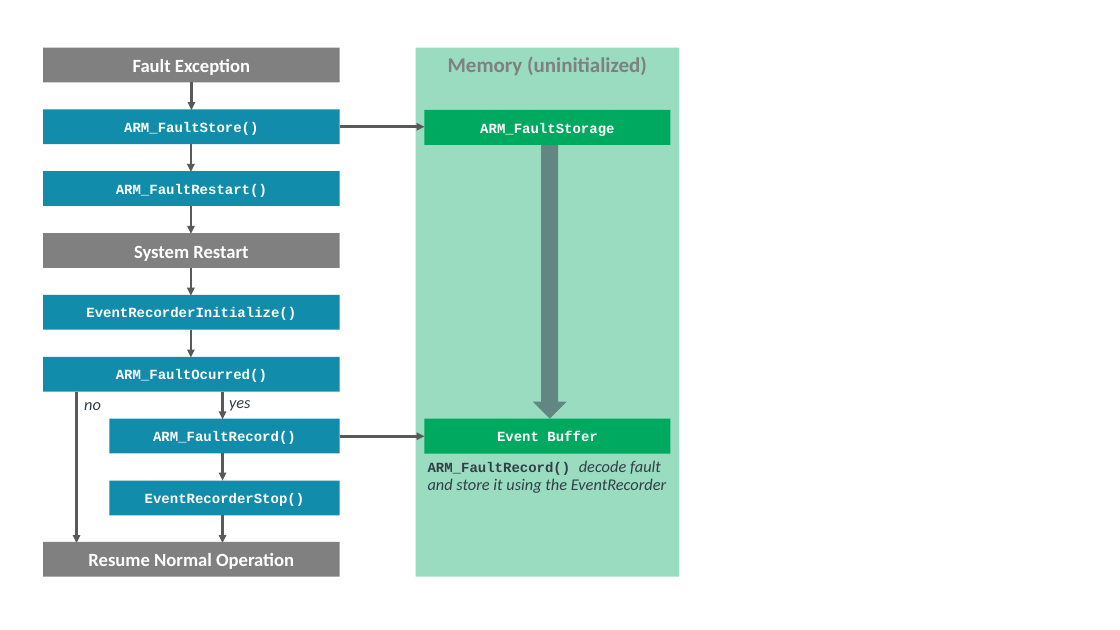
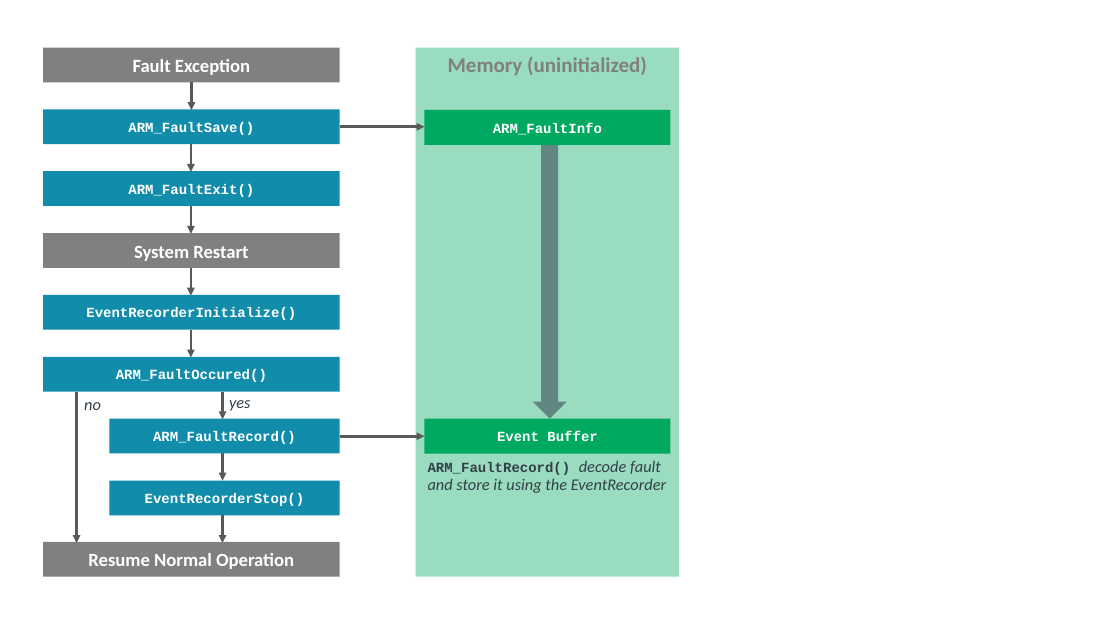
Before and after one commit to ARM-software/CMSIS-View, a slide deck: slide 7 of Doxygen/src/images/EventRecorder.pptx. Drawn at 1120x630 pixels with LibreOffice and Linux fonts; fonts in the diff are those of the drawing. Boxes give left, top, right and bottom in pixels: in the first picture for what was removed or moved away, otherwise in the second. Text is boxed around its words. In the diff, an @@ line names an element or a change of style, - is before the commit and + after.

Commit message:
Added documentation about Fault Exception Analysis

```diff
--- a/Doxygen/src/images/EventRecorder.pptx
+++ b/Doxygen/src/images/EventRecorder.pptx
@@ text in rectangle at <box>128,122,254,135</box>: text changed @@
-ARM_FaultStore()
+ARM_FaultSave()
@@ text in rectangle at <box>493,122,602,135</box>: text changed @@
-ARM_FaultStorage
+ARM_FaultInfo
@@ text in rectangle at <box>128,184,254,197</box>: text changed @@
-ARM_FaultRestart()
+ARM_FaultExit()
@@ text in rectangle at <box>116,369,267,382</box>: text changed @@
-ARM_FaultOcurred()
+ARM_FaultOccured()
```
Also in this commit, not shown: 7 other files.
